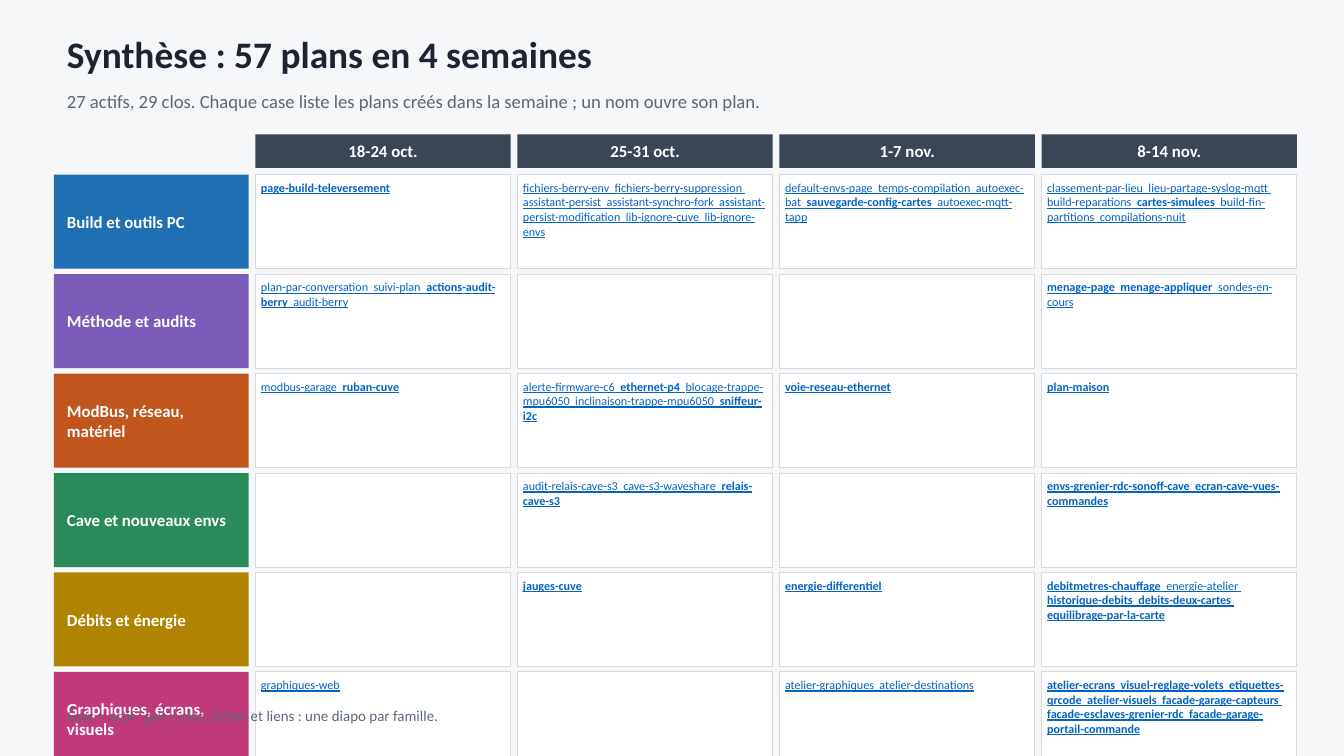
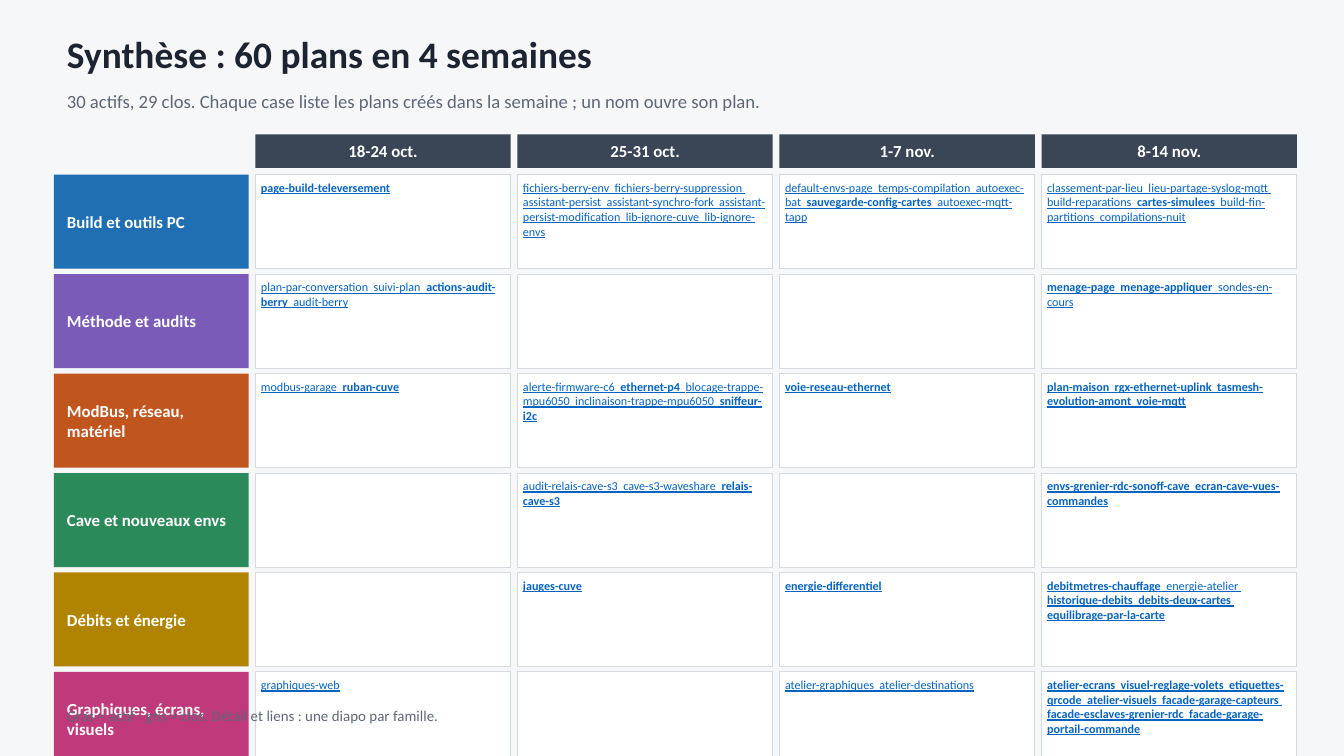
Before and after one commit to fdaubercy/Tasmota, a slide deck: slide 1 of outils_docs/organigramme_plans/organigramme-plans.pptx. Drawn at 1344x756 pixels with LibreOffice and Linux fonts; fonts in the diff are those of the drawing. Boxes give left, top, right and bottom in pixels: in the first picture for what was removed or moved away, otherwise in the second. Text is boxed around its words. In the diff, an @@ line names an element or a change of style, - is before the commit and + after.

Commit message:
docs(tasmesh): plan d'evolution amont, 2 PR fusionnees et discussion #25297
- plan tasks/plans/tasmesh-evolution-amont.md : analyse de TasMesh (etoile autour d'un
  broker ESP32, ESP32 non supporte comme noeud), correctifs proposes en amont avec
  leurs preuves : #25289 (signature du callback d'envoi ESP-NOW avec ESP-IDF 5.5) et
  #25290 (test de esp_now_init), toutes deux fusionnees par arendst le 2026-11-17,
  puis discussion #25297 (ESP32 comme noeud, commandes de noeud a noeud, cles par pair)
- lecons : lecture de la doc et des #ifdef avant de rediger un message amont ; adresse
  noreply des commits prise chez l'utilisateur et non dans HEAD
- suivi des fils GitHub : les PR 25289 et 25290 et la discussion 25297
- index des plans et organigramme regeneres par le hook

```diff
--- a/outils_docs/organigramme_plans/organigramme-plans.pptx
+++ b/outils_docs/organigramme_plans/organigramme-plans.pptx
@@ text at box(67, 41, 592, 74): text changed @@
-Synthèse : 57 plans en 4 semaines
+Synthèse : 60 plans en 4 semaines
@@ text at box(67, 95, 759, 111): text changed @@
-27 actifs, 29 clos. Chaque case liste les plans créés dans la semaine ; un nom ouvre son plan.
+30 actifs, 29 clos. Chaque case liste les plans créés dans la semaine ; un nom ouvre son plan.
@@ text in rectangle at box(1047, 382, 1263, 408): text changed @@
-plan-maison
+plan-maison rgx-ethernet-uplink tasmesh-evolution-amont voie-mqtt
```
Also in this commit, not shown: 3 other slides changed, 6 other files.
